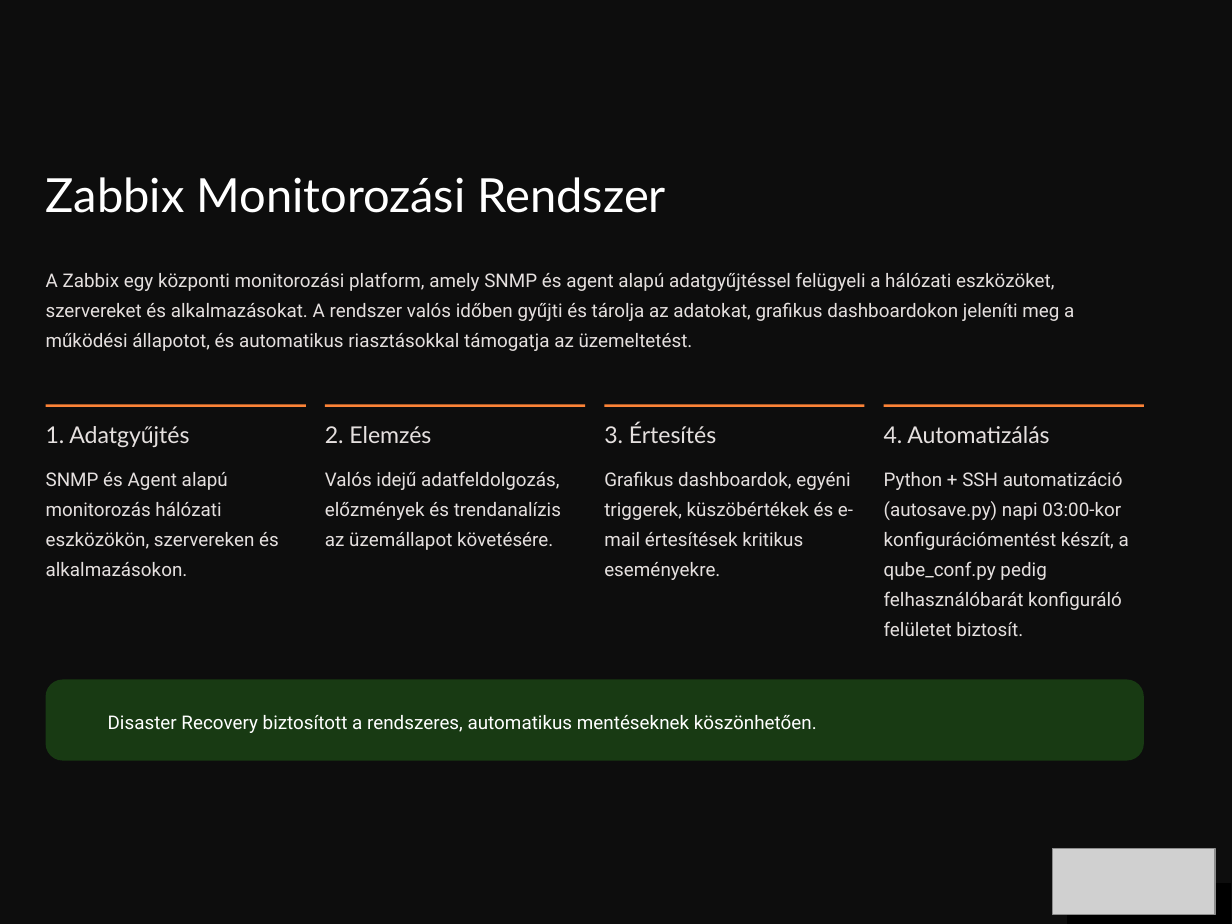
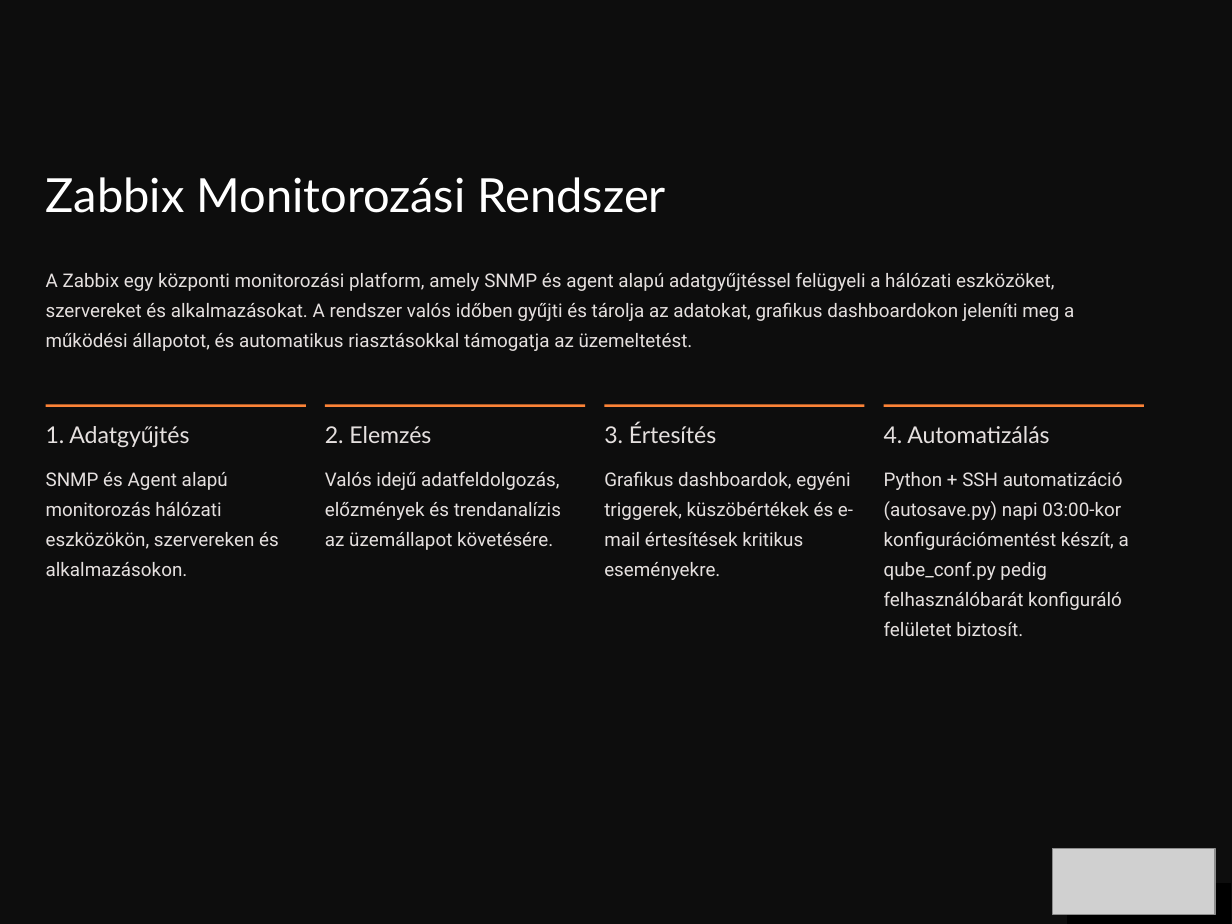
Before and after one commit to pechr1k/QUBE, a slide deck: slide 12 of @ prezentacio/QUBE-Halozati-Dokumentacio 3.pptx (slide 14 before the commit). Drawn at 1232x924 pixels with LibreOffice and Linux fonts; fonts in the diff are those of the drawing; grey boxes stand for pictures; background and template pictures are left out; a plain dark background stands for a picture behind light text. Boxes give left, top, right and bottom in pixels: in the first picture for what was removed or moved away, otherwise in the second. Text is boxed around its words. In the diff, an @@ line names an element or a change of style, - is before the commit and + after.

Commit message:
aa

```diff
--- a/@ prezentacio/QUBE-Halozati-Dokumentacio 3.pptx
+++ b/@ prezentacio/QUBE-Halozati-Dokumentacio 3.pptx
@@ rounded rectangle removed at bbox=[46, 680, 1143, 761] @@
@@ text removed at bbox=[108, 715, 817, 733] @@
-Disaster Recovery biztosított a rendszeres, automatikus mentéseknek köszönhetően.
```
Also in this commit, not shown: 1 other slide changed, 2 slides removed.
